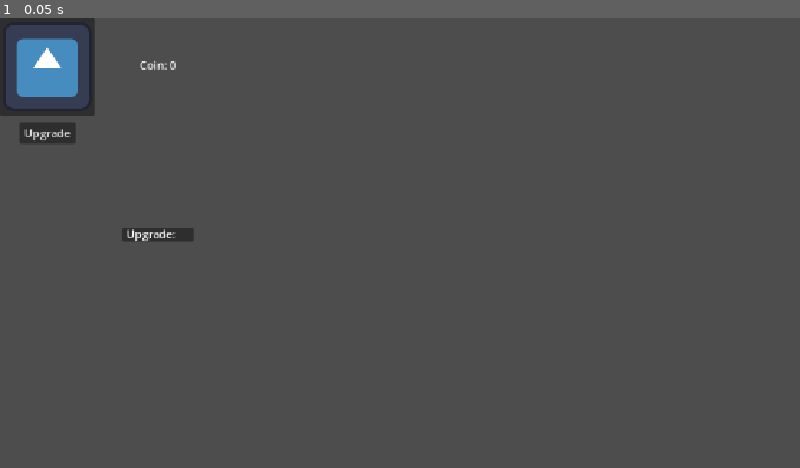
Above: before the commit, frame 1.
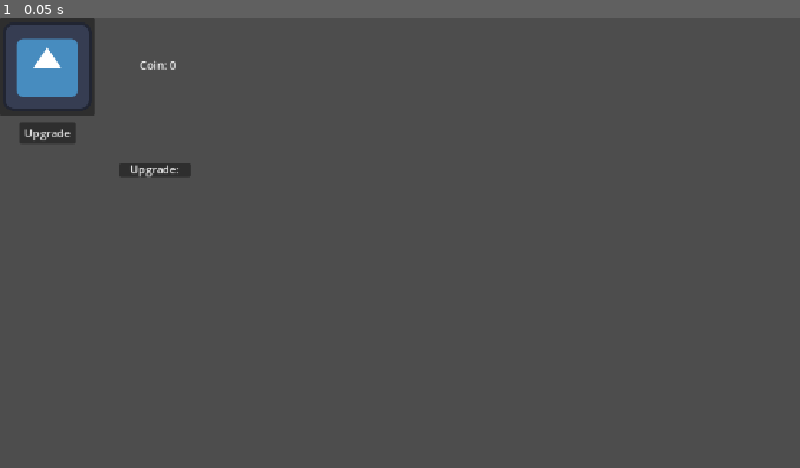
Above: after the commit, the same moment.

Repository: multii-RC/Clicker-Game-Real
Game: Godot game, scene res://GameScene1.tscn
Same seed, same stepped clock (60 frames per second), same inputs: the game is played once before the commit and once after it. The project has no main scene, so this scene is started directly. The engine's default icon, where the game draws it, is replaced by a stand-in: a white triangle on a blue panel in a dark square.
Inputs:
- Up to frame 1 (0.05 s): no input

The runs differ from the first frame. In frame 1, 0.4% of the frame differs, in the area x 14-25%, y 32-50%.

Commit message:
Passive doesn't add until i press clicker

Diff:
--- a/GameManager.gd
+++ b/GameManager.gd
@@ -5,8 +5,8 @@
 @onready var CoinLabel: Label = $CoinLabel
 
 var PassiveStrength: int
-signal CoinGenerator(int)
-@onready var UpgradeCostLabel: Label = $UpgradeCostLabel
+signal CoinGenerated(int)
+@onready var UpgradeCostLabel: Label = $"Passive Generator/UpgradeCostLabel"
 var PassiveCost: int
 
 # Called when the node enters the scene tree for the first time.
@@ -14,6 +14,7 @@
 # Setting intial coin to 0
 	coin = 0
 	PassiveCost = 10
+	PassiveStrength = 0
 
 
 # Called every frame. 'delta' is the elapsed time since the previous frame.
@@ -39,7 +40,7 @@
 	print("Passive Upgrade Pressed")
 	# Check Cost
 	if coin >= PassiveCost:
-		PassiveStrength = PassiveStrength * 2
+		PassiveStrength = PassiveStrength + 1 * 2
 		coin = coin - PassiveCost
 	# If have money: Double strength, Raise price
 	UpgradeCostLabel.text = "Upgrade: " + str(PassiveCost)
@@ -48,4 +49,5 @@
 func _on_timer_timeout() -> void:
 	print("Passive Generation")
 	# Emit Signal
+	coin += PassiveStrength
 	# Effects (Coin, Sound)
--- a/GameScene1.tscn
+++ b/GameScene1.tscn
@@ -47,38 +47,46 @@
 anchors_preset = 15
 anchor_right = 1.0
 anchor_bottom = 1.0
-offset_left = -45.0
-offset_top = 48.0
-offset_right = -45.0
-offset_bottom = 48.0
+offset_left = 65.0
+offset_top = 206.0
+offset_right = -878.0
+offset_bottom = -386.0
 grow_horizontal = 2
 grow_vertical = 2
 script = ExtResource("3_i44se")
 
 [node name="TextureRect" type="TextureRect" parent="Passive Generator" unique_id=404490816]
 layout_mode = 0
-offset_right = 40.0
-offset_bottom = 40.0
+offset_left = 42.0
+offset_top = 135.0
+offset_right = 82.0
+offset_bottom = 175.0
 
 [node name="PassiveUpgradeButton" type="Button" parent="Passive Generator" unique_id=1360496863]
-layout_mode = 0
-offset_left = 196.0
-offset_top = 250.0
-offset_right = 299.0
-offset_bottom = 270.0
+layout_mode = 1
+anchors_preset = -1
+anchor_left = 0.411
+anchor_top = 4.625
+anchor_right = 0.411
+anchor_bottom = 4.625
+offset_left = -4.060013
+offset_top = -260.0
+offset_right = 98.93999
+offset_bottom = -240.0
 
 [node name="Timer" type="Timer" parent="Passive Generator" unique_id=1686614567]
 wait_time = 10.0
+autostart = true
 
 [node name="UpgradeCostLabel" type="Label" parent="Passive Generator" unique_id=1941600267]
 layout_mode = 0
-offset_left = 202.0
-offset_top = 247.0
-offset_right = 273.0
-offset_bottom = 273.0
+offset_left = 97.0
+offset_top = -4.0
+offset_right = 168.0
+offset_bottom = 22.0
 text = "Upgrade:"
 
 [connection signal="pressed" from="ClickerButton" to="." method="_on_button_down"]
 [connection signal="pressed" from="ClickerButton/UpgradeButton" to="." method="_on_upgrade_button_pressed"]
 [connection signal="pressed" from="Passive Generator/PassiveUpgradeButton" to="." method="_on_passive_upgrade_button_pressed"]
-[connection signal="timeout" from="Passive Generator/Timer" to="Passive Generator" method="_on_timer_timeout"]
+[connection signal="timeout" from="Passive Generator/Timer" to="." method="_on_timer_timeout"]
